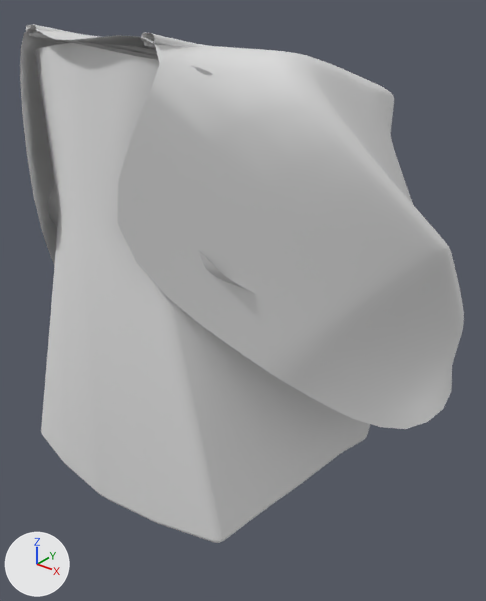
A saved change to the Blender file DescentRemake/Assets/Graphics/Models/cockpit.blend.
Camera for both pictures: a 50 mm camera at (0.613, -0.772, 0.31) aimed at (0.015, -0.025, -0.153). Every picture has the same lights, and +X, +Y and +Z are marked at lower left.

The first picture shows 'bow', 'window', 'windowFrame'.
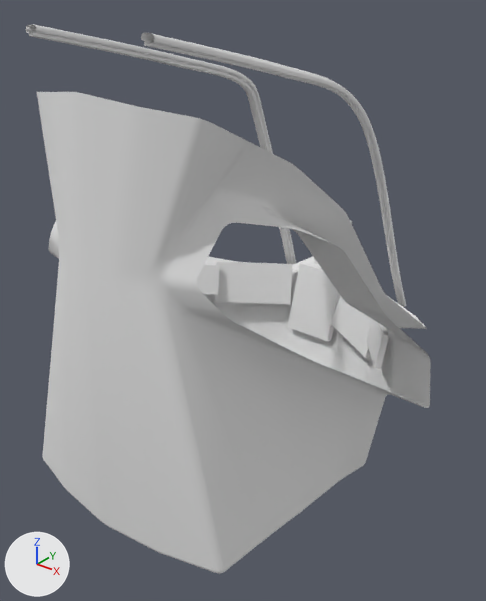
Pixel boxes [x1, y1, x2, y2] of what changed, in the pictures (486 x 601 px):
'bow', rescaled: before [35, 43, 370, 543]; after [37, 92, 431, 574]
'window', hidden: before [20, 28, 464, 429]
'MonitorL1', added: after [215, 261, 292, 305]
'MonitorR1', added: after [330, 296, 371, 358]
'MonitorR2', added: after [366, 319, 389, 369]
'MonitorL2', added: after [197, 265, 220, 295]
'windowFrame', unchanged, uncovered by the edit: before [26, 24, 200, 60]; after [26, 24, 406, 307]
'MonitorMain', unchanged, uncovered by the edit: after [288, 263, 340, 341]

The edits, one by one:
me_cube has 51 vertices, 35 faces and spans x -0.001..0.574, y -0.634..0.566, z -0.451..0.757.
me_cube is used by ob_bow; location (0.0, 0.006, -0.149); scale (0.521, 0.521, 0.521).
me_cube part 1: the whole mesh is scaled about its middle by 0.521, then moved by (-0.134, 0.014, -0.123).
Mesh me_cube_007_1 is new.
It is a box spanning x -0.063..0.0726, y -0.0048..0.0048, z -0.0414..0.0414.
Mesh me_cube_008_1 is new.
It is a box spanning x -0.0565..0.0565, y -0.0044..0.0044, z -0.0276..0.0276.
Mesh me_cube_003 is new.
It is a box spanning x -0.0729..0.0729, y -0.0048..0.0048, z -0.0389..0.0389.
Object 'window' (ob_window) is now hidden.
Object 'bow' (ob_bow) is rescaled from (0.521, 0.521, 0.521) to (1.0, 1.0, 1.0).
Object 'MonitorR1' (ob_monitorr1) is new; it shows me_cube_007_1.
Its location is (0.108, 0.176, -0.234).
Its rotation in degrees is (-17, -1.4, -33).
Object 'MonitorR2' (ob_monitorr2) is new; it shows me_cube_008_1.
Its location is (0.199, 0.081, -0.202).
Its rotation in degrees is (-9.2, -7.9, -55).
Object 'MonitorL1' (ob_monitorl1) is new; it shows me_cube_003.
Its location is (-0.116, 0.172, -0.229).
Its rotation in degrees is (-17, 0.9, 35).
Object 'MonitorL2' (ob_monitorl2) is new; it shows a copy of me_cube_008_1.
Its location is (-0.199, 0.079, -0.211).
Its rotation in degrees is (-23, 7.9, -311).
